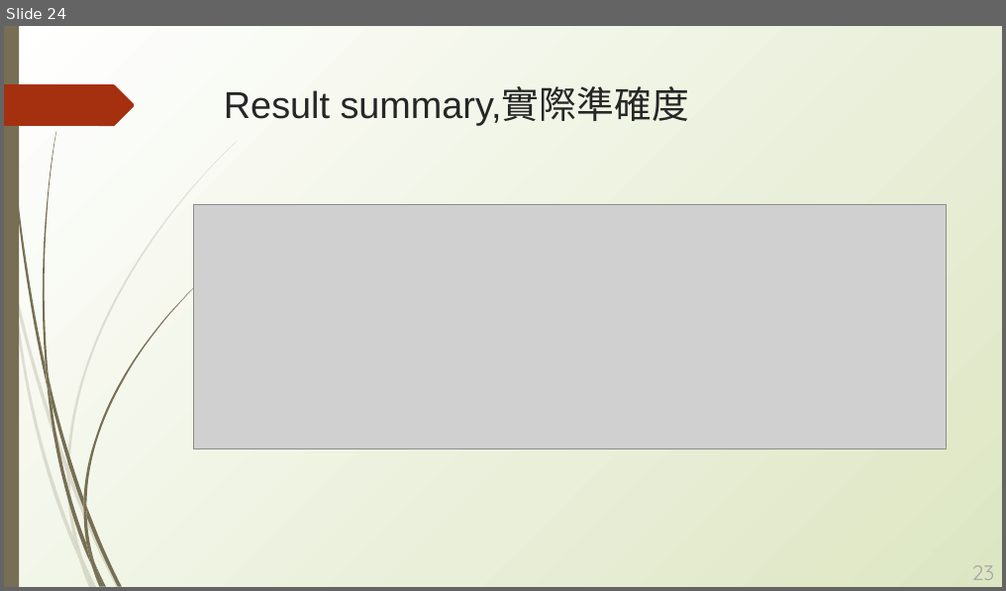
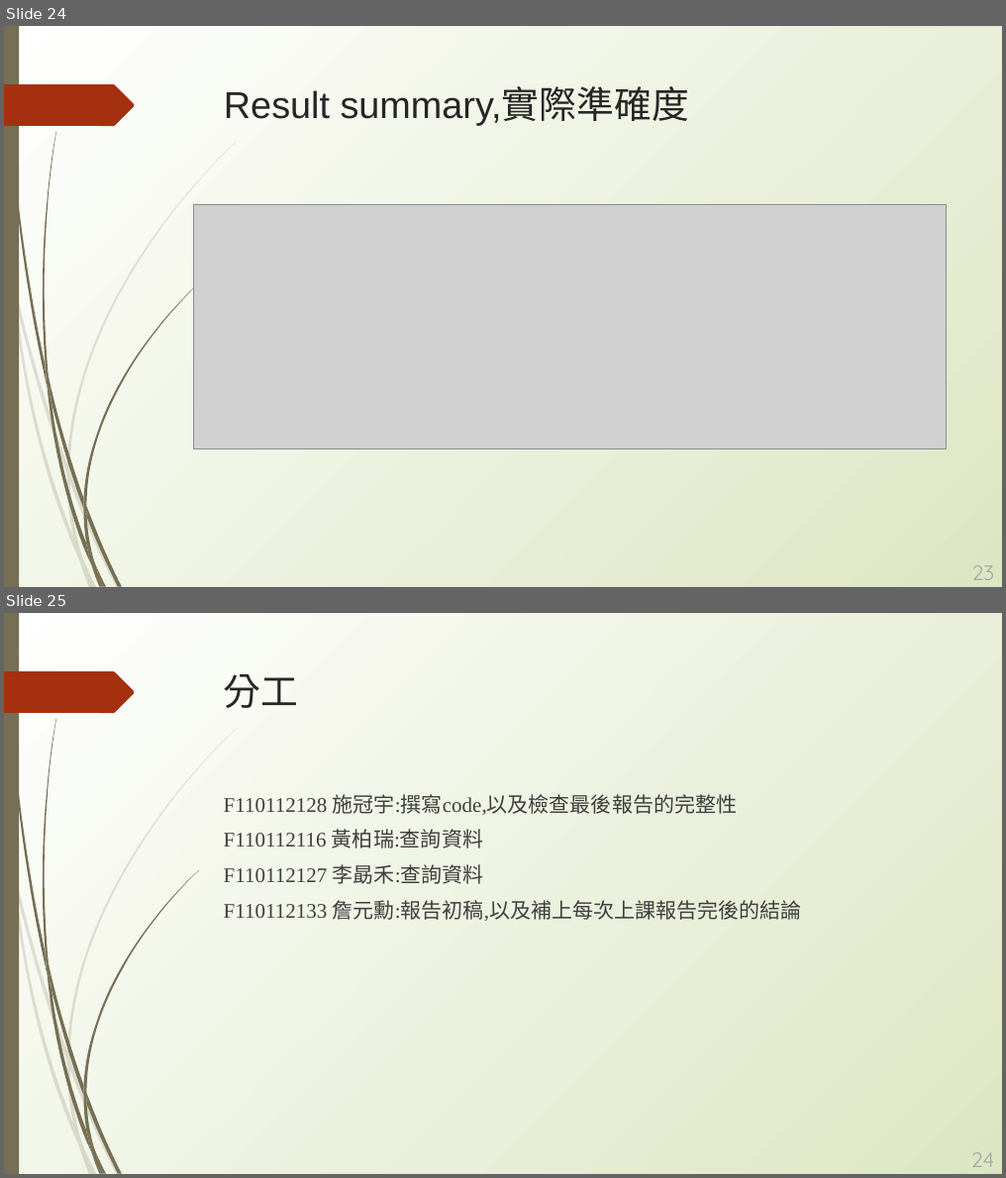
Before and after one commit to ppallen/pingpong, a slide deck: powerpoint/20220120.pptx. Shown one above the other, each under a label of ours: slide 24 before the commit, slides 24 and 25 after it. The pictures are 1006x591 and 1006x1178 pixels, drawn with LibreOffice and Linux fonts; fonts in the diff are those of the drawing; grey boxes stand for pictures. Boxes give left, top, right and bottom in pixels: in the first picture for what was removed or moved away, otherwise in the second. Text is boxed around its words. In the diff, an @@ line names an element or a change of style, - is before the commit and + after.

Commit message:
final

```diff
--- a/powerpoint/20220120.pptx
+++ b/powerpoint/20220120.pptx
@@ slide 25 added at [4,613,1002,1174], background gradient #FFFFFF to #DDE6C3; not listed: 24 template elements that a slide beside it also shows @@
@@ title added at [224,674,299,708], 36 pt, text #262626 @@
+分工
@@ text added at [224,794,802,921], 20 pt, text #3F3F3F @@
+F110112128 施冠宇:撰寫code,以及檢查最後報告的完整性
+F110112116 黃柏瑞:查詢資料
+F110112127 李勗禾:查詢資料
+F110112133 詹元勳:報告初稿,以及補上每次上課報告完後的結論
@@ page number added at [971,1153,995,1167], 20 pt, text #A5A5A5 @@
+24
```
